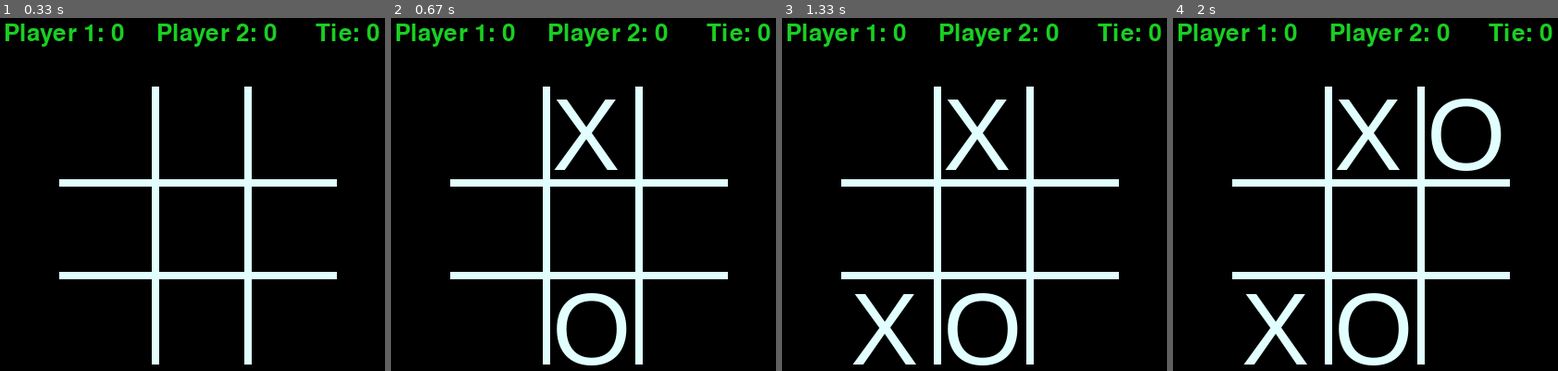
Above: before the commit, frames 1-4 (left to right).
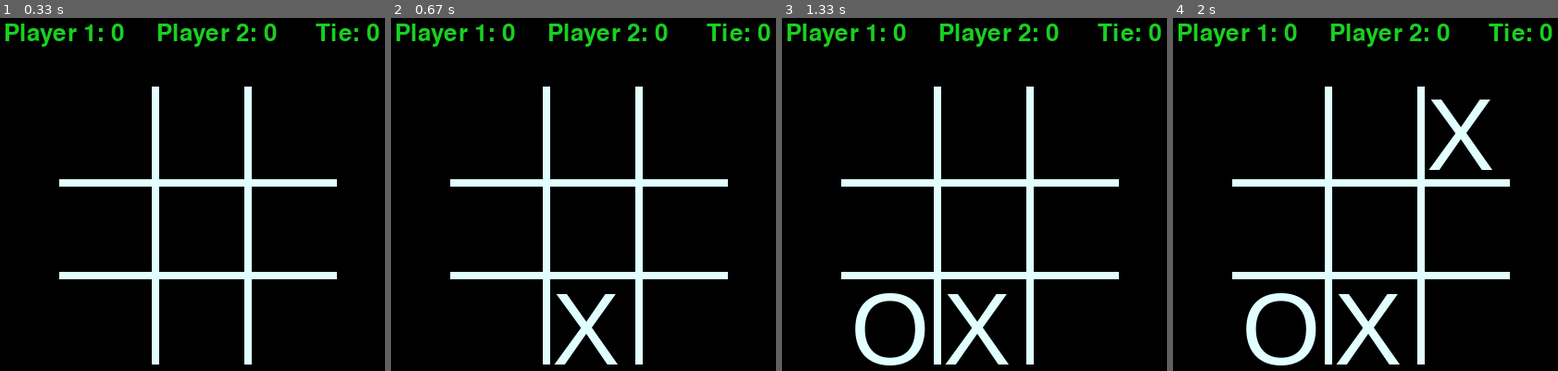
Above: after the commit, the same moments.

Repository: theshubhagrwl/pygame-tic-tac-toe
Game: pygame game, started from game.py
Two runs of this game, one before a commit and one after it. Both use one fixed random seed, a clock stepped at 60 frames per second and the inputs below.
Inputs (mouse positions are in pixels of both pictures, inside the frame that each line leads up to):
- Up to frame 1 (0.33 s): no input
- Up to frame 2 (0.67 s): press the mouse at (587, 134) at 0.37 s; move the mouse to (595, 233) at 0.47 s; release the mouse at (598, 335) at 0.6 s
- Up to frame 3 (1.33 s): press the mouse at (885, 318) at 1.2 s; move the mouse to (966, 236) at 1.3 s
- Up to frame 4 (2 s): release the mouse at (1434, 159) at 1.43 s

Frame 1 is identical in both runs. In frame 2, 3.1% of the frame differs, in the area x 42-62%, y 23-99%; in frame 3, 5.2%; in frame 4, 7.2%, in the area x 18-86%, y 22-99%.

Commit message:
fixed a small bug

Diff:
--- a/game.py
+++ b/game.py
@@ -79,7 +79,7 @@
         box_x, box_y = getRectAtMousePos(mouse_x, mouse_y)
 
         if box_x != None and box_y != None:
-            if usedBox[box_x][box_y] == False and mouseClicked == False and player1TurnDone == False:
+            if usedBox[box_x][box_y] == False and player1TurnDone == False and mouseClicked == True:
                 markX(box_x, box_y, markFont)
                 usedBox[box_x][box_y] = True
                 board[box_x][box_y] = "X"
@@ -102,8 +102,9 @@
                 board, usedBox, player1TurnDone, player1Wins, player2Wins)
             msg = "Player 1 is the WINNNER! \nPress ENTER to continue"
             box(msg)
+            pygame.mouse.set_pos(x-10, y-10)
             SCREEN.fill(BLACK)
-            pygame.mouse.set_pos(x-10, y-10)
+            pygame.display.update()
             drawBoard()
 
         elif player2Wins:
